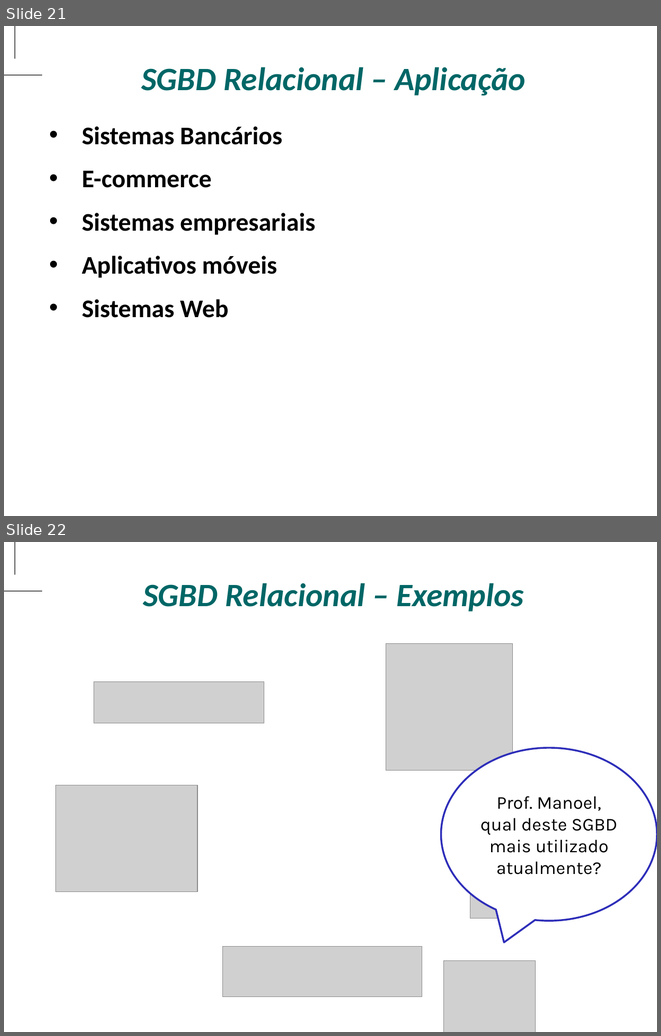
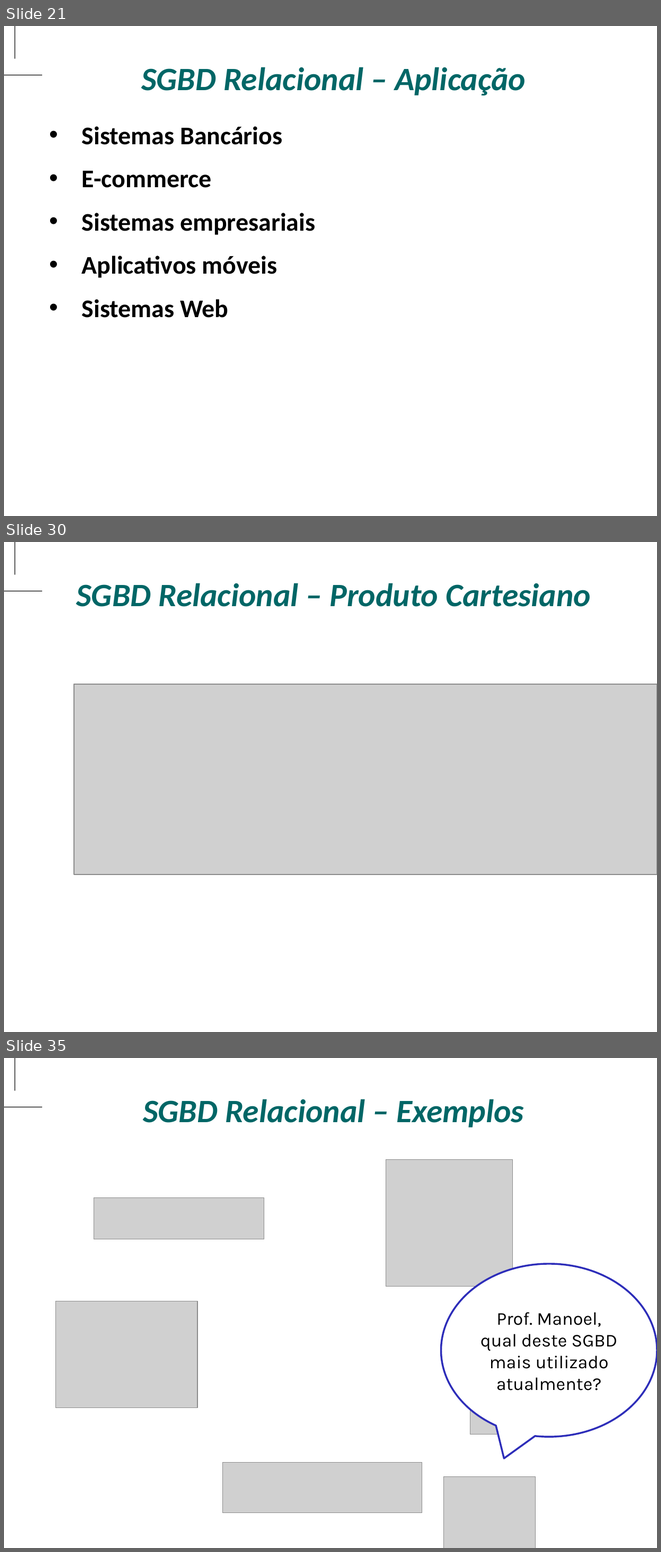
Before and after one commit to antoniomralmeida/bd, a slide deck: BANCO DE DADOS.pptx. Shown one above the other, each under a label of ours: slides 21 and 22 before the commit, slides 21, 30 and 35 after it; the slides between them are not shown. The pictures are 661x1036 and 661x1552 pixels, drawn with LibreOffice and Linux fonts; fonts in the diff are those of the drawing; grey boxes stand for pictures; background and template pictures are left out. Boxes give left, top, right and bottom in pixels: in the first picture for what was removed or moved away, otherwise in the second. Text is boxed around its words. In the diff, an @@ line names an element or a change of style, - is before the commit and + after.

```diff
--- a/BANCO DE DADOS.pptx
+++ b/BANCO DE DADOS.pptx
@@ slide 30 added at (x1=4, y1=542, x2=657, y2=1032), background picture (left out); not listed: 2 template elements that a slide beside it also shows @@
@@ text added at (x1=76, y1=583, x2=591, y2=607), 36 pt, text #006666, bold, italic @@
+SGBD Relacional – Produto Cartesiano
@@ picture added at (x1=74, y1=685, x2=657, y2=874) @@
@@ what was slide 22 is now slide 35 @@
```
Also in this commit, not shown: 4 slides changed, 12 other slides added.
